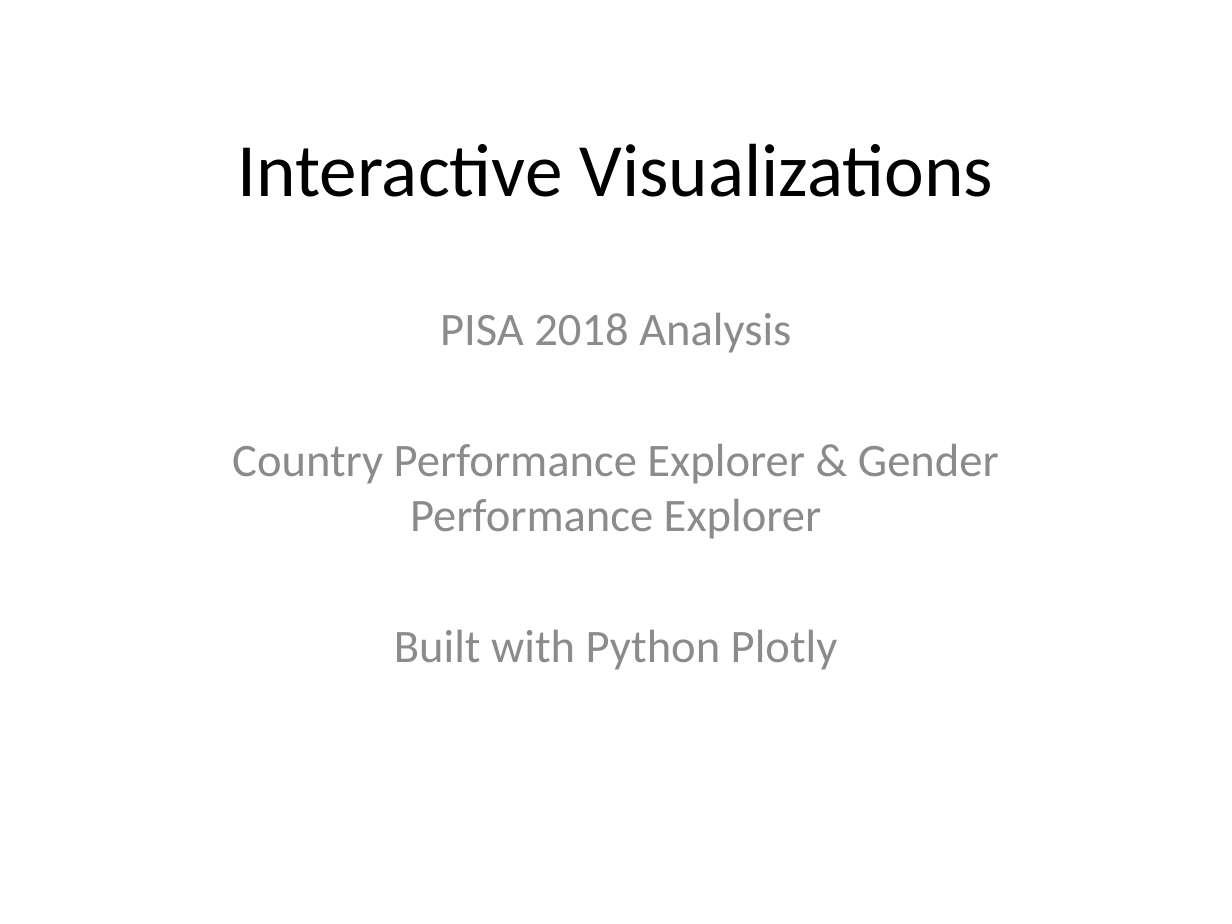
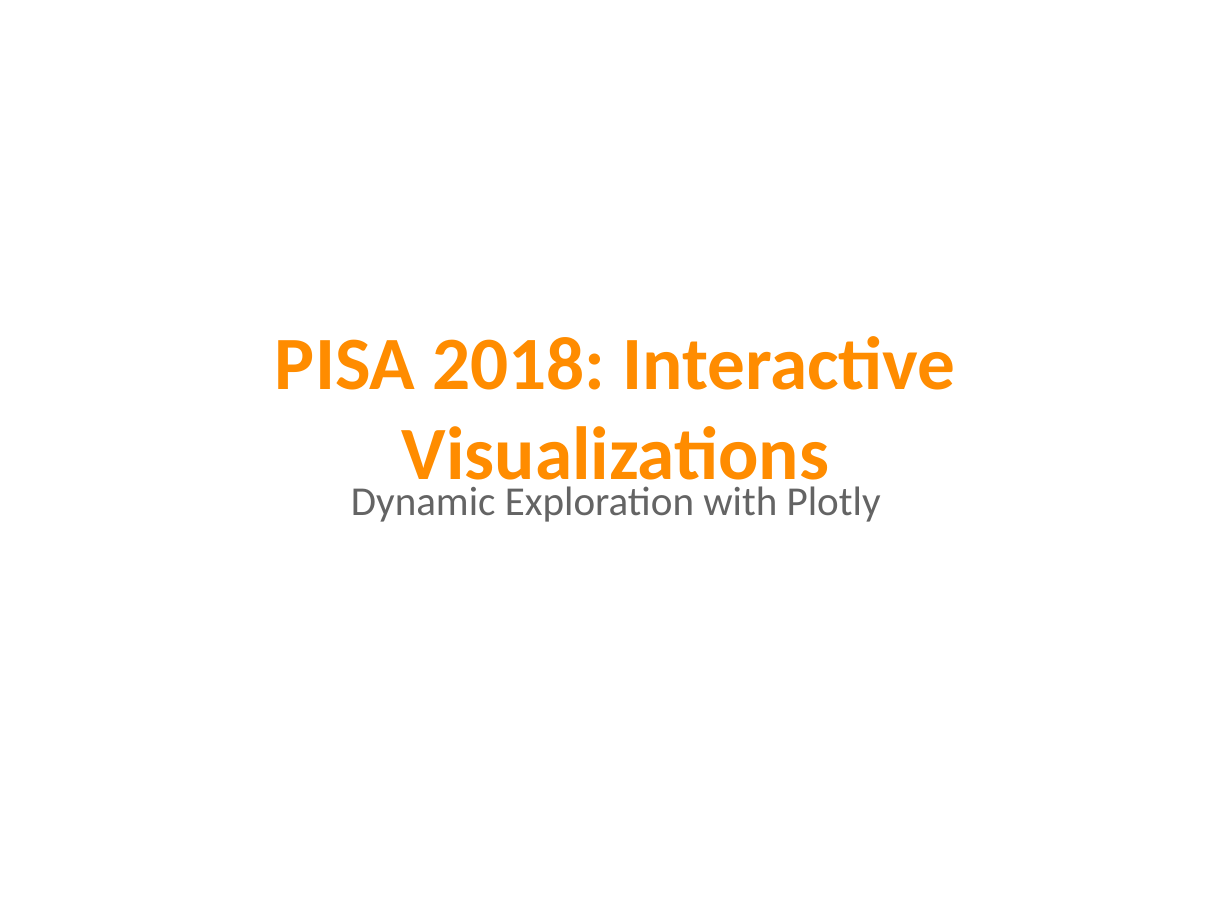
Before and after one commit to kitsakisGk/Masters_AUEB, a slide deck: slide 1 of Data_visualization/Assignment_1/PISA_2018_Interactive_Plots.pptx. Drawn at 1232x924 pixels with LibreOffice and Linux fonts; fonts in the diff are those of the drawing. Boxes give left, top, right and bottom in pixels: in the first picture for what was removed or moved away, otherwise in the second. Text is boxed around its words. In the diff, an @@ line names an element or a change of style, - is before the commit and + after.

Commit message:
Update Data Visualization Assignment 1: Replace with EDA notebook and reorganize plots

```diff
--- a/Data_visualization/Assignment_1/PISA_2018_Interactive_Plots.pptx
+++ b/Data_visualization/Assignment_1/PISA_2018_Interactive_Plots.pptx
@@ text "PISA 2018: Interactive Visualizations" at box(275, 336, 955, 497): vertical alignment middle to top @@
@@ text at box(275, 336, 955, 497): text changed; text colour #000000 to #FF8C00; bold on @@
-Interactive Visualizations
+PISA 2018: Interactive Visualizations
@@ text at box(351, 486, 881, 522): text changed; size 27.2 to 24 pt; text colour #8C8C8C to #646464 @@
-PISA 2018 Analysis
-Country Performance Explorer & Gender Performance Explorer
-Built with Python Plotly
+Dynamic Exploration with Plotly
```
Also in this commit, not shown: 2 other slides changed, 4 slides added, 9 slides removed, 37 other files.
